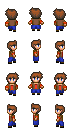
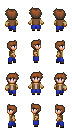
Two versions of the same layered image (72px x 128px). Layer-by-layer changes:
painted on "outfit" over [5, 20, 67, 121]
